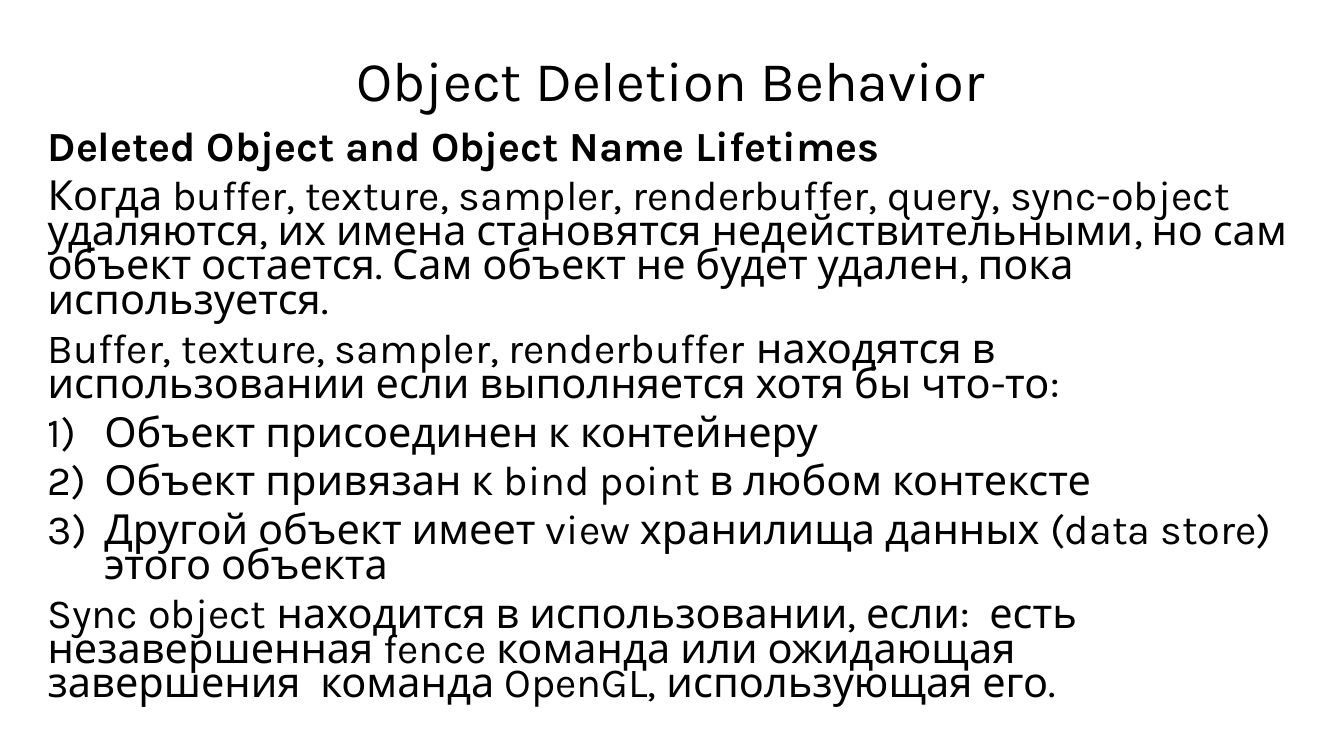
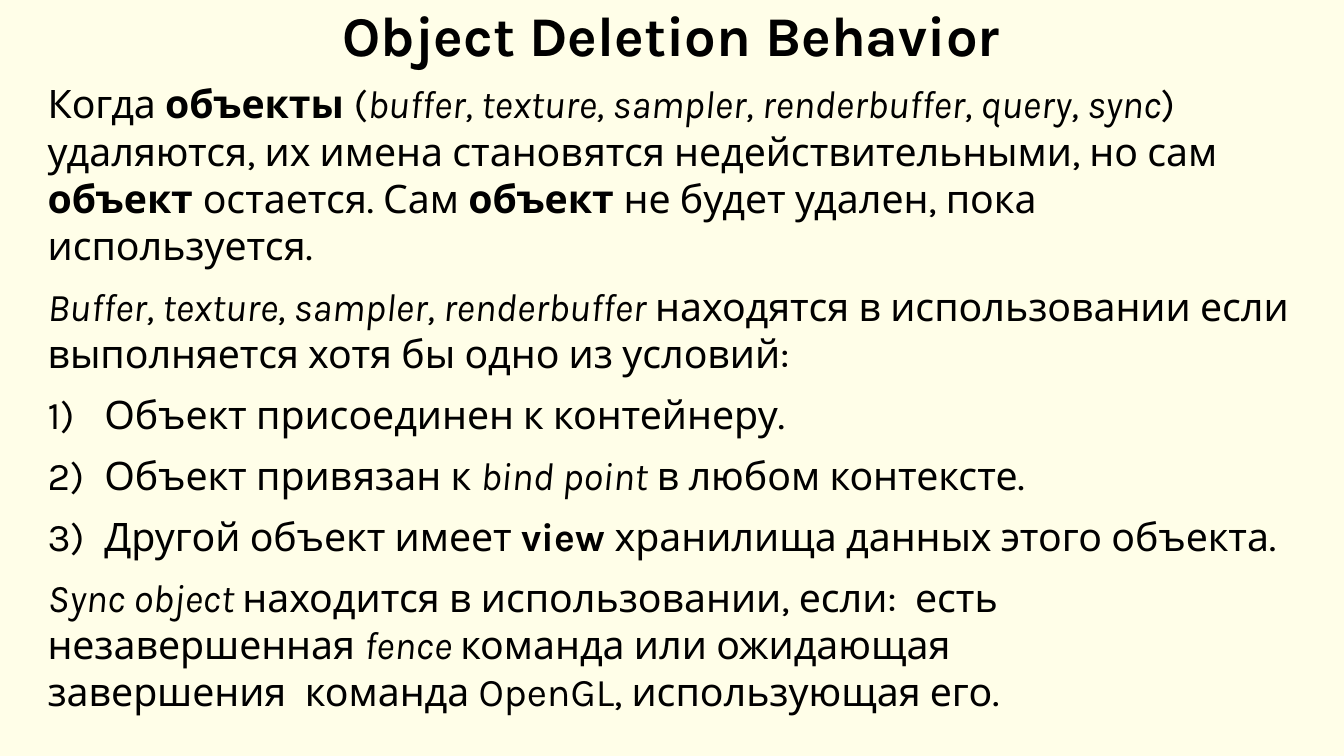
Before and after one commit to DimaVotincev/Graphic, a slide deck: slide 4 of OpenGl.pptx. Drawn at 1344x756 pixels with LibreOffice and Linux fonts; fonts in the diff are those of the drawing. Boxes give left, top, right and bottom in pixels: in the first picture for what was removed or moved away, otherwise in the second. Text is boxed around its words. In the diff, an @@ line names an element or a change of style, - is before the commit and + after.

```diff
--- a/OpenGl.pptx
+++ b/OpenGl.pptx
@@ background #FFFFFF to #FFFEE8 @@
@@ title "Object Deletion Behavior" at bbox=[343, 16, 1000, 70]: bold on @@
@@ subtitle "Когда объекты (buffer, texture, sampler, ...": place and size @@
-subtitle "Когда объекты (buffer, texture, sampler, ..." at bbox=[48, 131, 1287, 707]
+subtitle "Когда объекты (buffer, texture, sampler, ..." at bbox=[48, 88, 1289, 716]
@@ subtitle at bbox=[48, 88, 1289, 561]: text changed; size 29.6 to 28 pt @@
-Deleted Object and Object Name Lifetimes
-Когда buffer, texture, sampler, renderbuffer, query, sync-object удаляются, их имена становятся недействительными, но сам объект остается. Сам объект не будет удален, пока используется.
-Buffer, texture, sampler, renderbuffer находятся в использовании если выполняется хотя бы что-то:
-1) Объект присоединен к контейнеру
-2) Объект привязан к bind point в любом контексте
-3) Другой объект имеет view хранилища данных (data store) этого объекта
+Когда объекты (buffer, texture, sampler, renderbuffer, query, sync) удаляются, их имена становятся недействительными, но сам объект остается. Сам объект не будет удален, пока используется.
+Buffer, texture, sampler, renderbuffer находятся в использовании если выполняется хотя бы одно из условий:
+1) Объект присоединен к контейнеру.
+2) Объект привязан к bind point в любом контексте.
+3) Другой объект имеет view хранилища данных этого объекта.
@@ subtitle at bbox=[48, 585, 998, 716]: size 29.6 to 28 pt in "Sync object находится в использовании, если: есть ..."; italic on in "Sync object fence"; line spacing 0.7 to 1 @@
```
Also in this commit, not shown: 3 other slides changed, 2 slides added, 1 slide removed.
